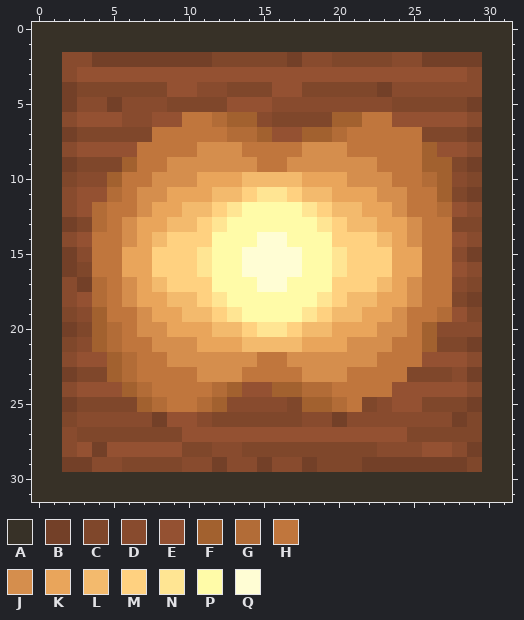
Two versions of one pixel-art sprite, textures/blocks/glow_item_frame.png. The picture above was drawn from the file before the commit.
The file is 32x32 pixels. Colours within 5 levels of each other are drawn and written as one.
Palette (. is transparent): A #373127  B #734028  C #7f472b  D #884b2e  E #945132  F #a2612f  G #b26c37  H #c0763d  J #d58e4d  K #e9a55b  L #f3ba6d  M #ffd180  N #ffe593  P #fffba8  Q #fffdd4
Pixels before, first column x 0:
 0 AAAAAAAAAAAAAAAAAAAAAAAAAAAAAAAA
 1 AAAAAAAAAAAAAAAAAAAAAAAAAAAAAAAA
 2 AADDBBBBBBBBCCCCCBDDCCCCDDBBBBAA
 3 AADEEEEEEEEEEEEEEEEEEEEEEEEEEDAA
 4 AABCCCCCCEEDDCCCEECCCCCBDDDDDDAA
 5 AABDDBDDDCCCCEEEDDDDDDDDCCCCCBAA
 6 AADEEEDDEEHHGFFDCCCCFFHHEEEEEDAA
 7 AABCCCCCHHHHHGGFEEFFGHHHHHCCCBAA
 8 AADEEEEHHHHJJJHHHHJJJHHHHHFEEDAA
 9 AABCCCFHHJJJJJJHHJJJJJJHHHFFCBAA
10 AACDDFHHJJJKKKLLLLKKKJJJHHGFDCAA
11 AADEEGHJJKKKLLMNNMLLKKKJJHHFCBAA
12 AADEGHHJKKLLMNPPPPNMLLKKJHHGEDAA
13 AABCGHJKKLLMNPPPPPPNMLLKKJHHCCAA
14 AADEHHJKLMMMPPPQQPPPMMMLKJHHEDAA
15 AABDHHKKMMMNPPQQQQPPNMMMKKHHDBAA
16 AABCHHKKMMMNPPQQQQPPNMMMKKHHEDAA
17 AADBGHJKLMMMPPPQQPPPMMMLKJHHDCAA
18 AADEGHJKKLLMNPPPPPPNMLLKKJHHCBAA
19 AACDFHHJKKLLMNPPPPNMLLKKJHHGECAA
20 AABCFGHJJKKKLLMNNMLLKKKJJHFDDDAA
21 AACDFGHHJJJKKKLLLLKKKJJJHHFCCBAA
22 AADEEFGHHJJJJJJHHJJJJJJHHHEEEDAA
23 AABCCFGHHHHJJJHHHHJJJHHHHCCCDBAA
24 AADEEEFGHHHHGFEEFFGGHHHHEEEEEDAA
25 AABCCCCFGHHGFDDDDCFFGHCDEECCCBAA
26 AACDDDDDBEEDCCCCCCDDBDDDDDDDBCAA
27 AADCCCCCCCEEEEEEEEEEEEEEECCCCCAA
28 AADEBEEEEECCDDCCCCCCCCCDDDEEDBAA
29 AABBDDCCCCDDBDDBDDBCCCBBBBBBBCAA
30 AAAAAAAAAAAAAAAAAAAAAAAAAAAAAAAA
31 AAAAAAAAAAAAAAAAAAAAAAAAAAAAAAAA
New version:
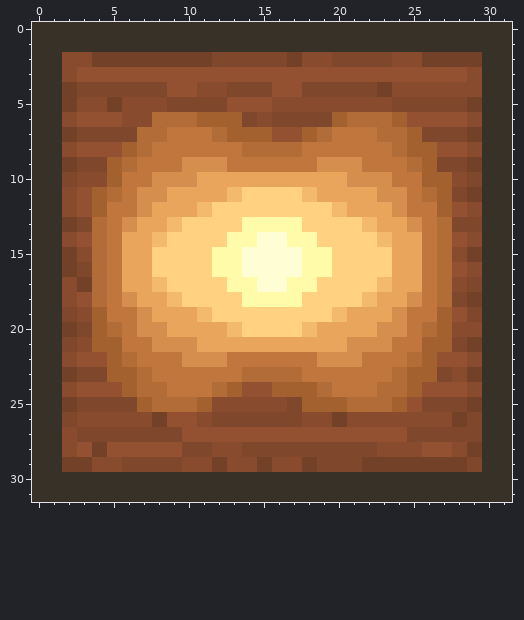
Edits made:
Colour F becomes colour C in row 6 at x 14; in row 9 at x 27.
Colour F becomes colour D in row 25 at x 12.
Colour C becomes colour F in row 9 at x 5; in row 21 at x 27; in row 23 at x 25 to 26.
Colour D becomes colour F in row 20 at x 27.
Colour E becomes colour F in row 6 at x 24; in row 8 at x 6; in row 11 at x 4; in row 22 at x 26; in row 24 at x 25; in row 25 at x 24.
Colour G becomes colour F in row 6 at x 12; in row 7 at x 13 to 14; in row 10 at x 26; in row 12 at x 4 and 27; in row 19 at x 27; in row 21 at x 5.
Colour G becomes colour F in row 23 at x 6; in row 24 at x 18; in row 25 at x 11 and 20.
Colour H becomes colour F in row 6 at x 11; in rows 7 to 8 at x 25.
Colour C becomes colour G in row 7 at x 7; in row 25 at x 22.
Colour D becomes colour G in row 25 at x 23.
Colour E becomes colour G in row 6 at x 8 to 9; in row 24 at x 24.
Colour F becomes colour G in row 6 at x 21; in row 7 at x 19; in row 9 at x 6; in row 20 at x 26.
Colour H becomes colour G in row 6 at x 10 and 22 to 23; in row 7 at x 8, 12 and 23 to 24; in row 8 at x 7, 14 to 17 and 24; in row 9 at x 25; in row 11 at x 26; in row 13 at x 27.
Colour H becomes colour G in rows 14 to 16 at x 4 and 27; in rows 17 to 18 at x 27; in row 22 at x 25; in row 23 at x 7, 14 to 17 and 24; in row 24 at x 8 and 23; in row 25 at x 9 to 10 and 21.
Colour G becomes colour H in row 7 at x 20.
Colour J becomes colour H in row 8 at x 11 to 13 and 18 to 20; in row 9 at x 9, 13 to 14, 17 to 18 and 22; in row 22 at x 9, 13 to 14, 17 to 18 and 22; in row 23 at x 11 to 13 and 18 to 20.
Colour J becomes colour K in row 14 at x 6 and 25; in row 17 at x 6 and 25.
Colour L becomes colour K in row 10 at x 14 to 17; in row 11 at x 12 and 19; in row 12 at x 10 and 21; in row 19 at x 10 and 21; in row 20 at x 12 and 19; in row 21 at x 14 to 17.
Colour L becomes colour M in row 13 at x 10 and 21; in row 18 at x 10 and 21.
Colour N becomes colour M in row 11 at x 15 to 16; in row 12 at x 13 and 18; in row 13 at x 12 and 19; in rows 15 to 16 at x 11 and 20; in row 18 at x 12 and 19; in row 19 at x 13 and 18.
Colour N becomes colour M in row 20 at x 15 to 16.
Colour P becomes colour M in row 12 at x 14 to 17; in row 13 at x 13 and 18; in row 14 at x 12 and 19; in row 17 at x 12 and 19; in row 18 at x 13 and 18; in row 19 at x 14 to 17.
